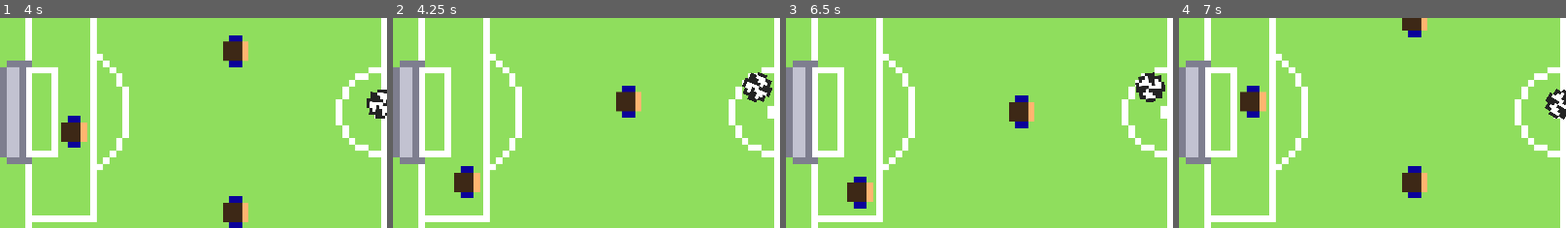
Above: before the commit, frames 1-4 (left to right).
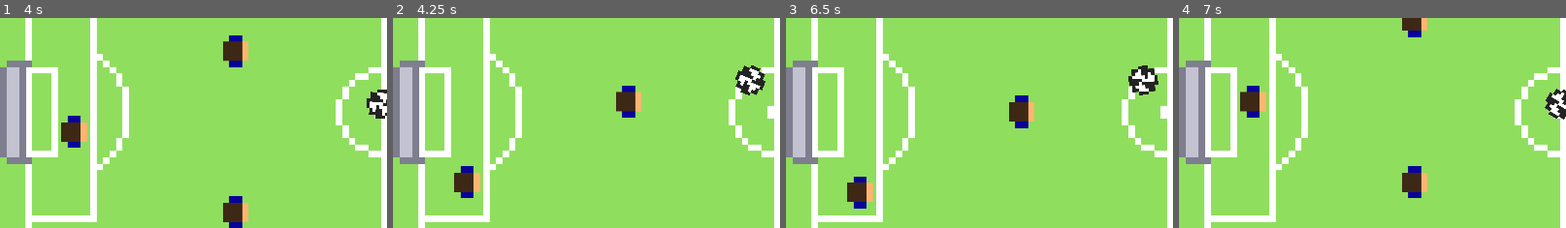
Above: after the commit, the same moments.

Repository: HephaistosForge/Boltzplatz
Game: Godot game, scene res://world.tscn
Same seed, same stepped clock (60 frames per second), same inputs: the game is played once before the commit and once after it. The engine's default icon, where the game draws it, is replaced by a stand-in: a white triangle on a blue panel in a dark square.
Inputs:
- Up to frame 1 (4 s): hold Down (down_player_right) 0.53-1.28 s; tap Space (space) every 0.75 s from 0.6 to 3.6 s; hold S (down_player_left) 1.28-2.03 s; hold Down (down_player_right) 2.03-2.78 s; hold W (up_player_left) 2.78-3.53 s; hold S (down_player_left) from 3.53 s (still down)
- Up to frame 2 (4.25 s): keep holding S (down_player_left)
- Up to frame 3 (6.5 s): tap Space (space) at 4.35, 5.1, 5.85 s; tap Enter at 5.75 s; release S (down_player_left) at 5.78 s; hold Down (down_player_right) from 5.78 s (still down)
- Up to frame 4 (7 s): release Down (down_player_right) at 6.53 s; hold W (up_player_left) from 6.53 s (still down); tap Space (space) at 6.6 s
The pictures show only the part of the screen within x 1-51%, y 30-80%; the shares and areas given below are measured in that part.

Frame 1 is identical in both runs. In frame 2, 0.9% of the frame differs, in the area x 88-98%, y 22-41%; in frame 3, 1.0%; in frame 4, nothing differs.

Commit message:
Fix / Limit ball velocity

Diff:
--- a/scenes/ball/ball.gd
+++ b/scenes/ball/ball.gd
@@ -1,15 +1,13 @@
 extends RigidBody2D
 
 
-@export var initial_velocity = 500
-@export var max_speed = 1000
-@export var min_speed = 400
+@export var _velocity = 1000
 @export var timeout_after_reset: int = 2 # in seconds
 
-var right_down = Vector2(initial_velocity, initial_velocity)
-var right_up = Vector2(initial_velocity, -initial_velocity)
-var left_down = Vector2(-initial_velocity, initial_velocity)
-var left_up = Vector2(-initial_velocity, -initial_velocity)
+var right_down = Vector2(_velocity, _velocity)
+var right_up = Vector2(_velocity, -_velocity)
+var left_down = Vector2(-_velocity, _velocity)
+var left_up = Vector2(-_velocity, -_velocity)
 
 var rotation_offset = 0.02
 
@@ -37,11 +35,11 @@
 		state.transform.origin = _new_position
 		_start_moving_after_delay()
 
-	if state.linear_velocity.length() > max_speed:
-		state.linear_velocity = state.linear_velocity.normalized() * max_speed
-
-	if state.linear_velocity.length() < min_speed:
-		state.linear_velocity = state.linear_velocity.normalized() * min_speed
+	# Limit min / max speed
+	if state.linear_velocity.length() > _velocity:
+		state.linear_velocity = state.linear_velocity.normalized() * _velocity
+	if state.linear_velocity.length() < _velocity:
+		state.linear_velocity = state.linear_velocity.normalized() * _velocity
 
 
 func set_to_position(new_position: Vector2) -> void:
